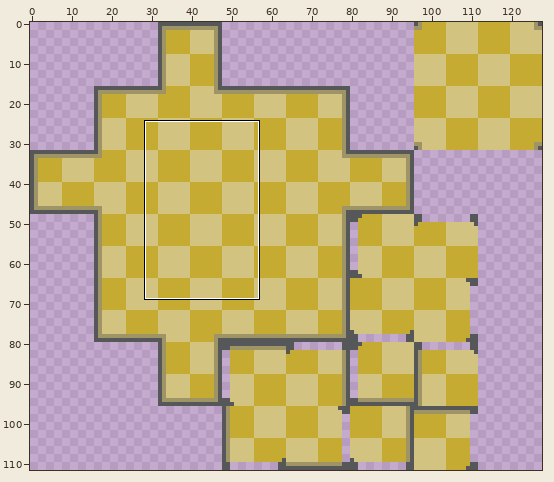
Sprite sheet -- Assets/Sprites/Home/Tilemaps/Kitchen/yellowtilemap.png. Above: a wide view before the commit, with the close-up outlined.
Close-up. First the earlier version:
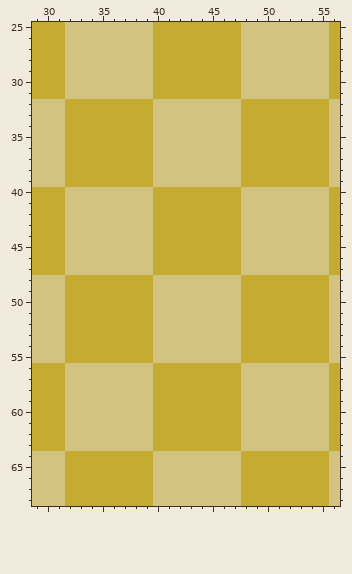
The file is 128x112 pixels. Shown: x 29..56, y 25..68.
Once edited:
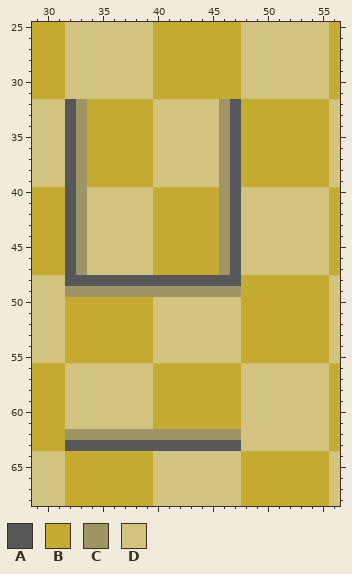
Palette (. is transparent): A #565759  B #c6ab32  C #9e9466  D #d2c380
Difference:
y 32..39: x 32..33 BB -> AC; x 46..47 DD -> CA
y 40..47: x 32..33 DD -> AC; x 46..47 BB -> CA
y 48: x 32..47 BBBBBBBBDDDDDDDD -> AAAAAAAAAAAAAAAA
y 49: x 32..47 BBBBBBBBDDDDDDDD -> CCCCCCCCCCCCCCCC
y 62: x 32..47 DDDDDDDDBBBBBBBB -> CCCCCCCCCCCCCCCC
y 63: x 32..47 DDDDDDDDBBBBBBBB -> AAAAAAAAAAAAAAAA
